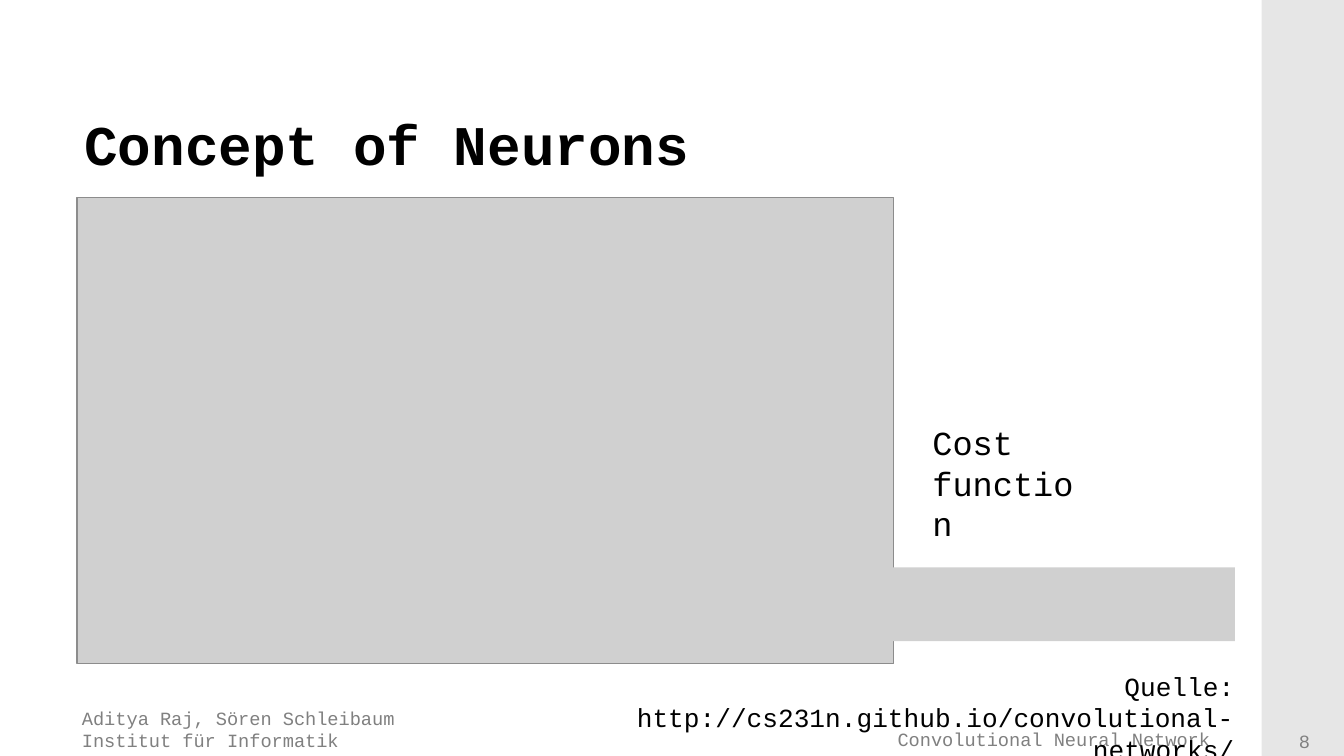
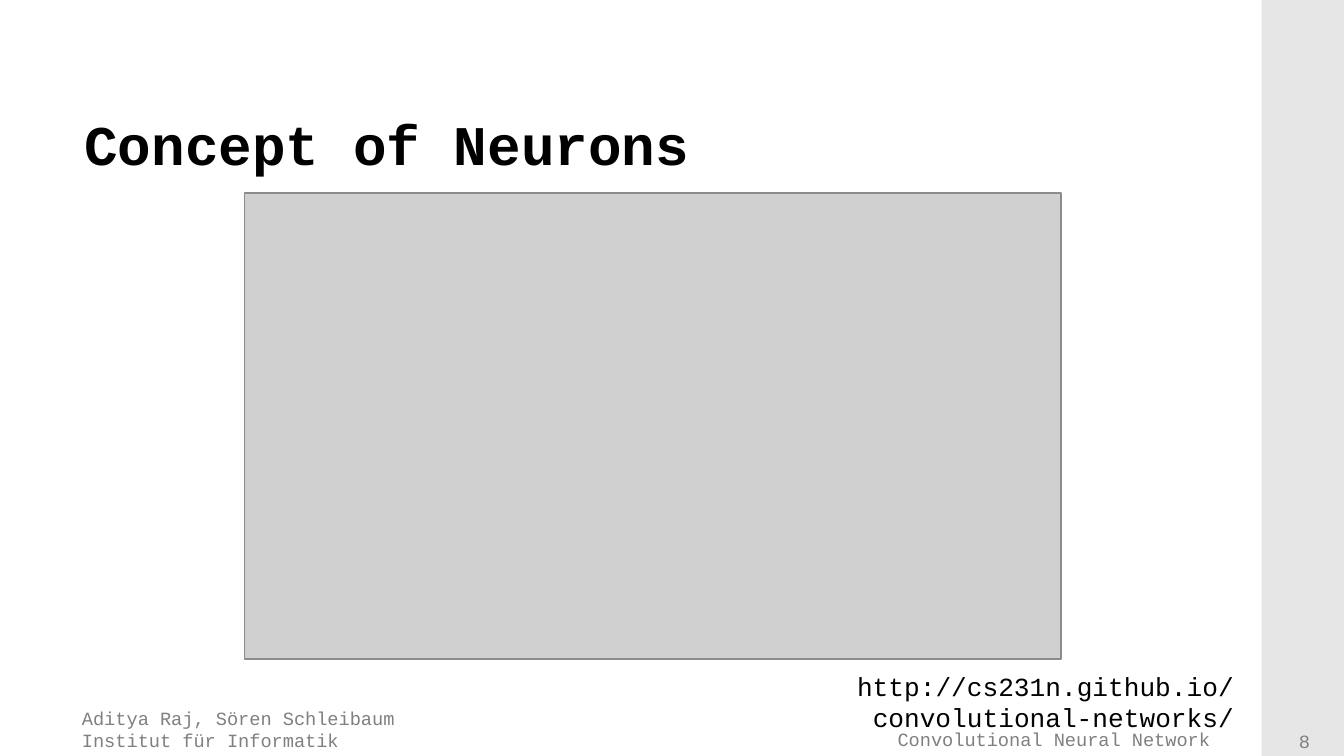
Before and after one commit to adityaraj52/ConvNet, a slide deck: slide 8 of Presentation/Final presentation/Presentation.pptx. Drawn at 1344x756 pixels with LibreOffice and Linux fonts; fonts in the diff are those of the drawing; grey boxes stand for pictures; background and template pictures are left out. Boxes give left, top, right and bottom in pixels: in the first picture for what was removed or moved away, otherwise in the second. Text is boxed around its words. In the diff, an @@ line names an element or a change of style, - is before the commit and + after.

```diff
--- a/Presentation/Final presentation/Presentation.pptx
+++ b/Presentation/Final presentation/Presentation.pptx
@@ picture: place and size @@
-picture at (77,198,894,664)
+picture at (245,194,1062,660)
@@ text removed at (932,432,1013,456) @@
-Cost function
@@ picture removed at (780,567,1235,641) @@
@@ text at (857,678,1234,735): text changed @@
-Quelle: http://cs231n.github.io/convolutional-networks/
+http://cs231n.github.io/convolutional-networks/
```
Also in this commit, not shown: 42 other slides changed, 5 slides added, 1 other file.
